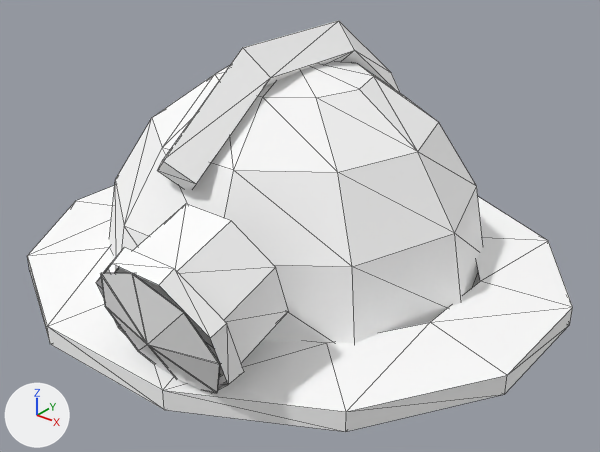
The glTF model minescat-lowpoly/models/glb/Hat_Miner.glb as it was, and as the next commit left it.
Before and after are seen from a 50 mm lens placed at (0.618, -0.761, 0.513), pointed at (0.036, -0.033, 0.062). The axes (+X, +Y, +Z) are drawn at lower left. The lights are the same throughout. The picture after the commit comes second. Mesh edges are drawn as thin lines. Where no turn or scale is listed for an object, it has been applied to the vertices. Vertices at exactly the same position are counted once.

Script lines for the objects in view, before the commit:
```python
me_hat_miner_001 = bpy.data.meshes.new('Hat_Miner.001')
me_hat_miner_001.from_pydata(...)  # 137 vertices, 208 faces; spans x -0.348..0.348, y -0.341..0.309, z -0.02..0.291
me_hat_miner_001.materials.append(mat_m_palette)  # white #ffffff
me_lens_on_001 = bpy.data.meshes.new('Lens_On.001')
me_lens_on_001.from_pydata(...)  # 9 vertices, 8 faces; spans x 0.011..0.171, y -0.344..-0.294, z -0.004..0.148
me_lens_on_001.materials.append(mat_m_palette)  # white #ffffff
ob_hat_miner = bpy.data.objects.new('Hat_Miner', me_hat_miner_001)
ob_hat_miner.location = (0.0, 0.0, 0.0)
ob_lens_on = bpy.data.objects.new('Lens_On', me_lens_on_001)
ob_lens_on.location = (0.0, 0.0, 0.0)
```
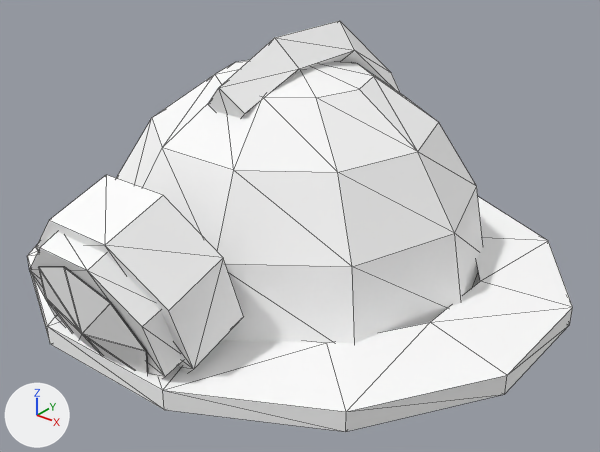
Where the change shows, as pixel boxes [x1, y1, x2, y2] in the pictures (600 x 452 px; the box of a moved part takes in the faces that stretch with it):
```json
{"object": "Hat_Miner", "change": "reshaped", "before": [27, 20, 573, 432], "after": [27, 21, 573, 432]}
{"object": "Lens_On", "change": "moved", "before": [101, 274, 219, 393], "after": [38, 267, 147, 374]}
{"part": 1, "of": "me_hat_miner_001", "change": "moved or reshaped", "before": [96, 20, 393, 390], "after": [29, 21, 393, 379]}
```

Scene script edits in JSON lines:
```json
{"block": "me_hat_miner_001", "where": "# used by ob_hat_miner; location = (0.0, 0.0, 0.0)"}
{"op": "remove", "block": "me_hat_miner_001", "code": "me_hat_miner_001.from_pydata(...)  # 137 vertices, 208 faces; spans x -0.348..0.348, y -0.341..0.309, z -0.02..0.291"}
{"op": "add", "block": "me_hat_miner_001", "code": "me_hat_miner_001.from_pydata(...)  # 137 vertices, 214 faces; spans x -0.348..0.348, y -0.352..0.309, z -0.039..0.292"}
{"block": "me_hat_miner_001", "change": "me_hat_miner_001 part 1"}
{"block": "me_hat_miner_001", "change": "4 vertices are removed from x 0.012..0.17, y -0.341..-0.293, z -0.002..0.147"}
{"block": "me_hat_miner_001", "change": "28 faces are deleted"}
{"block": "me_hat_miner_001", "change": "38 vertices move from x -0.032..0.172, y -0.341..0.09, z -0.002..0.291 to x -0.103..0.103, y -0.352..0.091, z -0.039..0.292"}
{"block": "me_hat_miner_001", "change": "4 vertices are added at (0.089, -0.314, 0.017), (0.037, -0.352, 0.137), (-0.089, -0.336, 0.087), (-0.037, -0.297, -0.032)"}
{"block": "me_hat_miner_001", "change": "34 new faces join them"}
{"block": "me_lens_on_001", "where": "# used by ob_lens_on; location = (0.0, 0.0, 0.0)"}
{"op": "remove", "block": "me_lens_on_001", "code": "me_lens_on_001.from_pydata(...)  # 9 vertices, 8 faces; spans x 0.011..0.171, y -0.344..-0.294, z -0.004..0.148"}
{"op": "add", "block": "me_lens_on_001", "code": "me_lens_on_001.from_pydata(...)  # 9 vertices, 8 faces; spans x -0.08..0.08, y -0.352..-0.303, z -0.025..0.127"}
{"block": "me_lens_on_001", "change": "me_lens_on_001 part 2: the whole mesh is moved by (-0.091, -0.009, -0.021)"}
```
